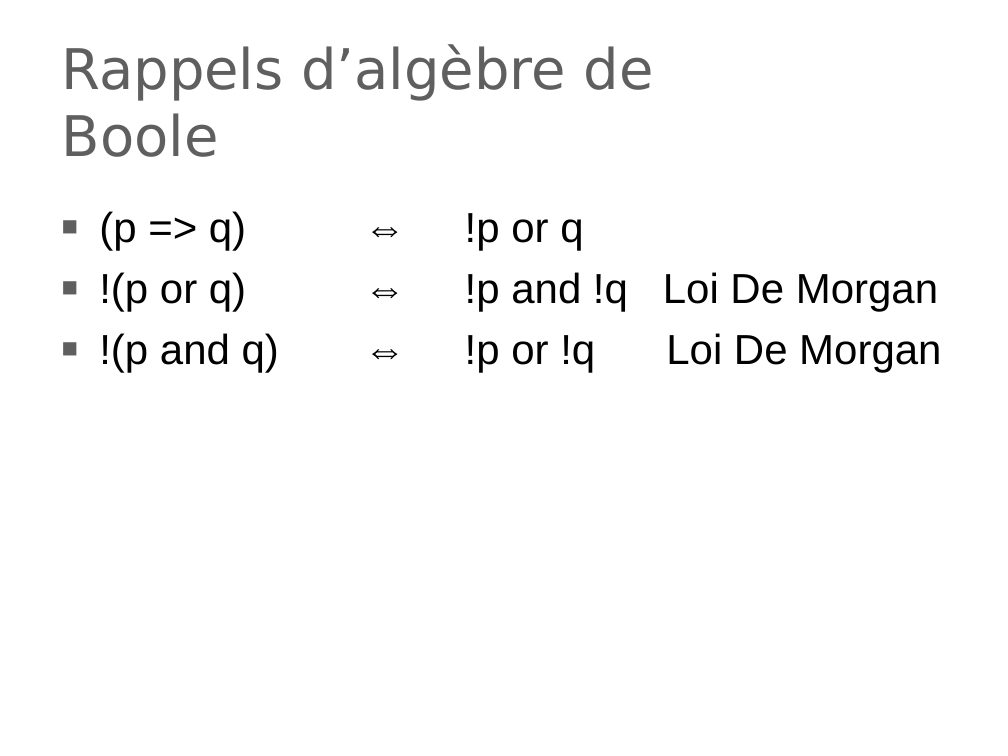
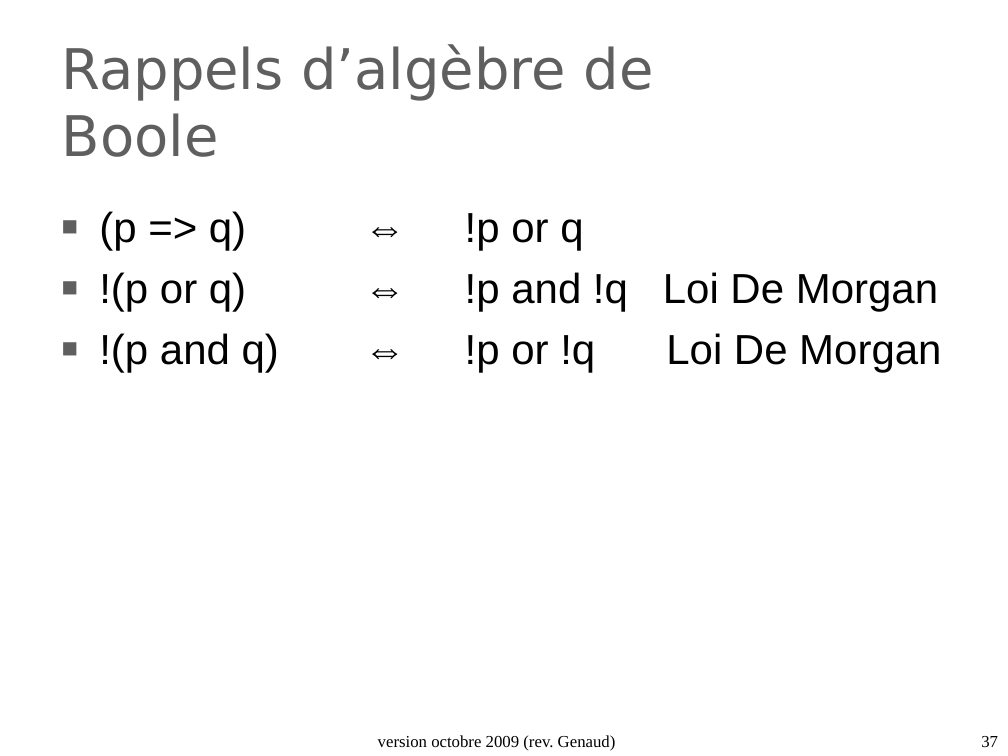
Before and after one commit to duanegris/texts, a slide deck: slide 37 of isi1/slides/2_architecture_machine.ppt. Drawn at 1008x756 pixels with LibreOffice and Linux fonts; fonts in the diff are those of the drawing; background and template pictures are left out. Boxes give left, top, right and bottom in pixels: in the first picture for what was removed or moved away, otherwise in the second. Text is boxed around its words. In the diff, an @@ line names an element or a change of style, - is before the commit and + after.

```diff
--- a/isi1/slides/2_architecture_machine.ppt
+++ b/isi1/slides/2_architecture_machine.ppt
@@ text added at <box>378,735,616,751</box>, 12 pt, text #000000 @@
+version octobre 2009 (rev. Genaud)
@@ page number added at <box>981,736,998,747</box>, 12 pt, text #000000 @@
+37
```
Also in this commit, not shown: 37 other slides changed, 1 slide added, 1 slide removed, 2 other files.
